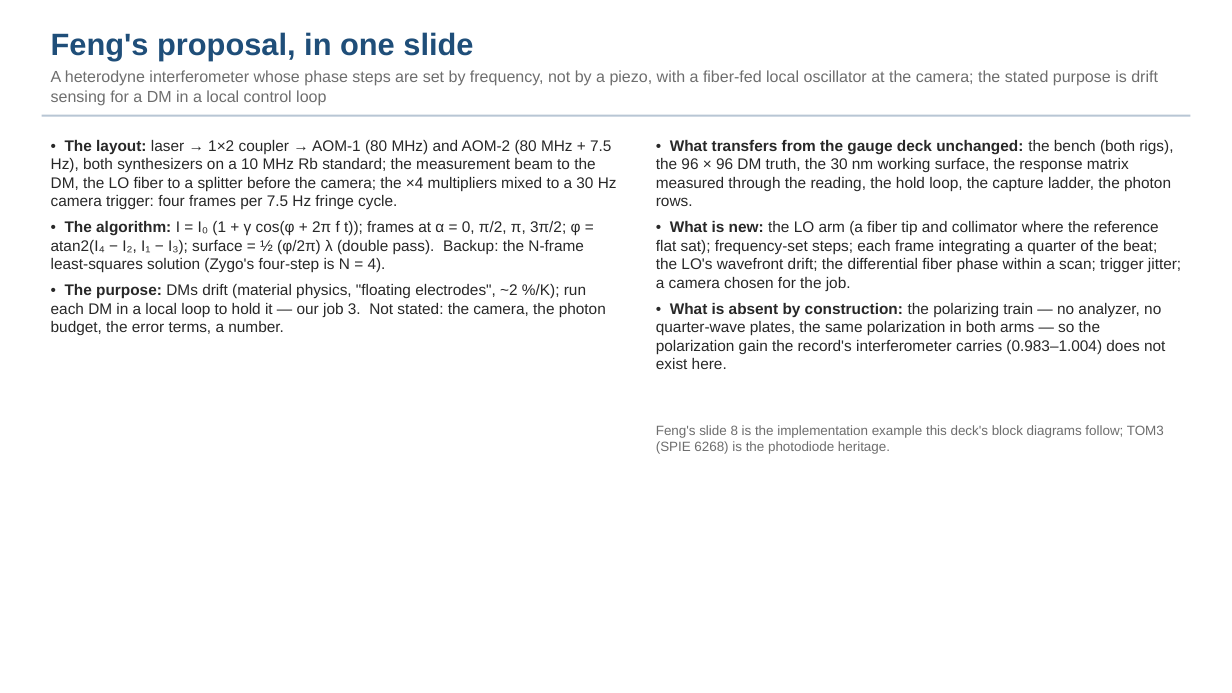
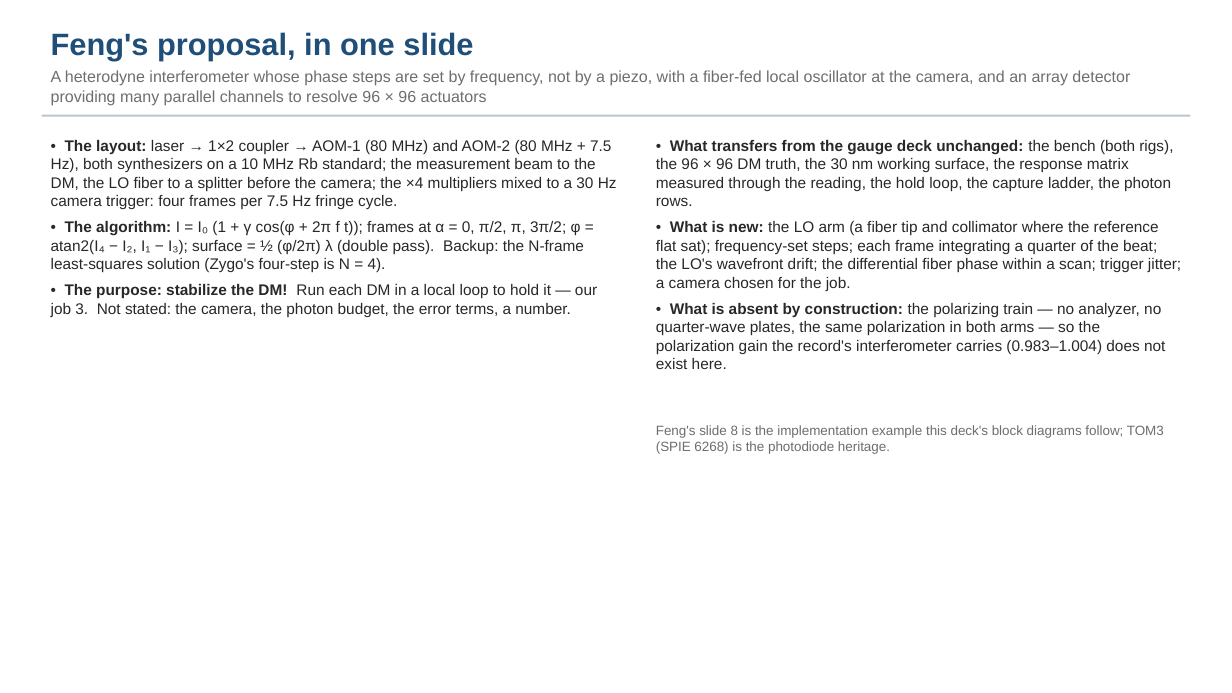
Before and after one commit to nasa-jpl/macos, a slide deck: slide 2 of demo_session/deck_cophi.pptx. Drawn at 1232x693 pixels with LibreOffice and Linux fonts; fonts in the diff are those of the drawing. Boxes give left, top, right and bottom in pixels: in the first picture for what was removed or moved away, otherwise in the second. Text is boxed around its words. In the diff, an @@ line names an element or a change of style, - is before the commit and + after.

```diff
--- a/demo_session/deck_cophi.pptx
+++ b/demo_session/deck_cophi.pptx
@@ text at (x1=51, y1=70, x2=1130, y2=106): text changed @@
-A heterodyne interferometer whose phase steps are set by frequency, not by a piezo, with a fiber-fed local oscillator at the camera; the stated purpose is drift sensing for a DM in a local control loop
+A heterodyne interferometer whose phase steps are set by frequency, not by a piezo, with a fiber-fed local oscillator at the camera, and an array detector providing many parallel channels to resolve 96 × 96 actuators
@@ text at (x1=51, y1=284, x2=597, y2=317): text changed @@
-• The purpose: DMs drift (material physics, "floating electrodes", ~2 %/K); run each DM in a local loop to hold it — our job 3. Not stated: the camera, the photon budget, the error terms, a number.
+• The purpose: stabilize the DM! Run each DM in a local loop to hold it — our job 3. Not stated: the camera, the photon budget, the error terms, a number.
```
Also in this commit, not shown: 4 other slides changed, 6 other files.
